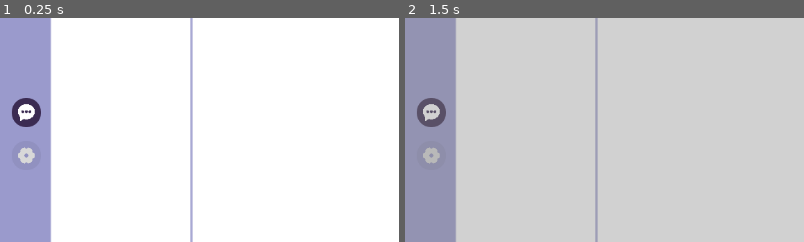
Above: before the commit, frames 1-2 (left to right).
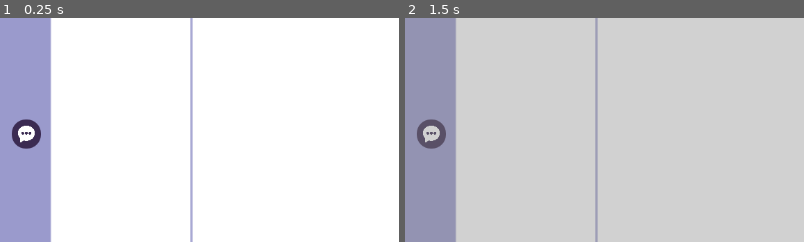
Above: after the commit, the same moments.

Repository: Song-Hong/spark
Game: Godot game, scene res://Pages/MainPage/MainPage.tscn
Same seed, same stepped clock (60 frames per second), same inputs: the game is played once before the commit and once after it. This scene is started directly instead of the project's main scene.
Inputs (mouse positions are % of the whole screen's width and height, from its top left; square brackets give the same spot before the commit, where the layout moved):
- Up to frame 1 (0.25 s): no input
- Up to frame 2 (1.5 s): click (3, 49) [3, 44] at 0.5 s; click (15, 9) at 1.25 s
The pictures show only the part of the screen within x 0-50%, y 23-73%; the shares and areas given below are measured in that part.

The runs differ from the first frame. In frame 1, 1.5% of the frame differs, in the area x 3-11%, y 35-66%; in frame 2, 1.5%.
Error before the commit: Invalid access to property or key 'Data' on a base object of type 'Nil'. (res://Pages/Main_ChatsPage/firend_controller.gd:15)
Error after the commit: Invalid access to property or key 'Data' on a base object of type 'Nil'. (res://Pages/Main_ChatsPage/firend_controller.gd:16)

Commit message:
feat
add log out

Diff:
--- a/Pages/LoginPage/choose_login_mode_controller.gd
+++ b/Pages/LoginPage/choose_login_mode_controller.gd
@@ -5,6 +5,10 @@
 func _ready():
 	$"../..".ChooseMode.connect("pressed",Callable(self,"mode_change"))
 
+#退出清空订阅
+func _exit_tree():
+	$"../..".ChooseMode.disconnect("pressed",Callable(self,"mode_change"))
+
 #模式切换
 func mode_change(btn):
 	print(btn.name)
--- a/Pages/LoginPage/login_controller.gd
+++ b/Pages/LoginPage/login_controller.gd
@@ -5,13 +5,19 @@
 	$"../..".LoginBtn.connect("pressed",Callable(self,"login_request"))
 	Song.Module.Net.receive.connect("login_state_receive",Callable(self,"_on_login_state_receive"))
 
+#退出清空订阅
+func _exit_tree():
+	$"../..".LoginBtn.disconnect("pressed",Callable(self,"login_request"))
+	Song.Module.Net.receive.disconnect("login_state_receive",Callable(self,"_on_login_state_receive"))
+
 #点击登陆按钮时
 func login_request():
-	var data = '{"App"  : "Spark","Type" : 10001,"Data" : {'
-	data    += '"U":'+$"../..".Username.text+',"P":'+$"../..".Password.text+"}}"
-
+	var json    = NetJson.new()
+	json.Type   = 10001
+	json.Data.U = $"../..".Username.text
+	json.Data.P = $"../..".Password.text
 	#向服务器发送登陆请求
-	Song.Module.Net.send(data)
+	Song.Module.Net.send(json.to_json())
 
 #当获取到登陆请求回馈
 func _on_login_state_receive(data):
@@ -19,10 +25,12 @@
 		#将当前登陆ID存储至数据中
 		Song.Module.Data.SelfID = data.ID
 		Song.Module.Data.Name = data.Name
+
 		#切换场景至主场景
 		var view  = $"../..".get_parent()
 		var scene = load("res://Pages/MainPage/MainPage.tscn").instantiate()
 		view.add_child(scene)
+		scene = null
 		view.remove_child($"../..")
 	else:           #登陆失败
 		print("登陆失败")
--- a/Pages/MainPage/MainPage.tscn
+++ b/Pages/MainPage/MainPage.tscn
@@ -16,6 +16,7 @@
 [ext_resource type="Texture2D" uid="uid://5co56ibkg0lp" path="res://Assets/Icon/search_white.svg" id="10_cyms0"]
 [ext_resource type="Script" path="res://Pages/Main_ChatsPage/search_button_controller.gd" id="10_w2wyg"]
 [ext_resource type="PackedScene" uid="uid://pakfb8o0rjmf" path="res://Pages/Search/search.tscn" id="11_7sm5u"]
+[ext_resource type="Script" path="res://Pages/MainPage/tray_controller.gd" id="17_m8qvq"]
 
 [sub_resource type="StyleBoxFlat" id="StyleBoxFlat_2gcq0"]
 bg_color = Color(0.603922, 0.603922, 0.8, 1)
@@ -131,6 +132,7 @@
 expand_icon = true
 
 [node name="Setting" type="Button" parent="MainPage/MarginContainer/HBoxContainer/MarginContainer/VBoxContainer"]
+visible = false
 custom_minimum_size = Vector2(26, 26)
 layout_mode = 2
 size_flags_horizontal = 4
@@ -320,3 +322,6 @@
 layout_mode = 2
 
 [node name="Controller" type="Node" parent="."]
+
+[node name="TrayController" type="Node" parent="Controller"]
+script = ExtResource("17_m8qvq")
--- /dev/null
+++ b/Pages/MainPage/tray_controller.gd
@@ -0,0 +1,28 @@
+#托盘控制管理
+extends Node
+
+#准备
+func _ready():
+	$"../..".LeftTrayMode.connect("pressed",Callable(self,"_on_pressed"))
+
+#退出清空订阅
+func _exit_tree():
+	$"../..".LeftTrayMode.disconnect("pressed",Callable(self,"_on_pressed"))
+
+#当托盘按钮点击时
+func _on_pressed(btn):
+	match btn.name:
+		"Exit":
+			#向服务器发送退出登陆
+			var json     = NetJson.new()
+			json.Type    = 10009
+			json.Data.ID = Song.Module.Data.SelfID
+			Song.Module.Net.send(json.to_json())
+
+			#切换场景
+			var view  = $"../..".get_parent()
+			var scene = load("res://Pages/LoginPage/LoginPage.tscn").instantiate()
+			view.add_child(scene)
+			view.remove_child($"../..")
+		"Chats":
+			print("Chats")
--- a/Pages/Main_ChatsPage/Prefabs/new_friend.gd
+++ b/Pages/Main_ChatsPage/Prefabs/new_friend.gd
@@ -8,6 +8,7 @@
 	$HBoxContainer/Agree.connect("pressed",Callable(self,"_on_agree_pressed"))
 	$HBoxContainer/Reject.connect("pressed",Callable(self,"_on_reject_pressed"))
 
+#退出清空订阅
 func _exit_tree():
 	$HBoxContainer/Agree.disconnect("pressed",Callable(self,"_on_agree_pressed"))
 	$HBoxContainer/Reject.disconnect("pressed",Callable(self,"_on_reject_pressed"))
@@ -20,13 +21,19 @@
 
 #当按钮同意按钮点击时
 func _on_agree_pressed():
+	#var json  = '{"App" : "Spark","Type" : 10007,"Data" : {'
+	#json     += '"SID":%s'%str(Song.Module.Data.SelfID)
+	#json     += ',"Name":"%s"'%Song.Module.Data.Name
+	#json     += ',"TID":%s'%str(id)
+	#json     += "}}"
+
 	#向服务器发送同意申请请求
-	var json  = '{"App" : "Spark","Type" : 10007,"Data" : {'
-	json     += '"SID":%s'%str(Song.Module.Data.SelfID)
-	json     += ',"Name":"%s"'%Song.Module.Data.Name
-	json     += ',"TID":%s'%str(id)
-	json     += "}}"
-	Song.Module.Net.send(json)
+	var json       = NetJson.new()
+	json.Type      = 10007
+	json.Data.SID  = Song.Module.Data.SelfID
+	json.Data.Name = Song.Module.Data.Name
+	json.Data.TID  = id
+	Song.Module.Net.send(json.to_json())
 
 	#更新页面
 	$"../../../../../../Controller/FirendController".create_friend_item(id,$Name.text)
--- a/Pages/Main_ChatsPage/firend_controller.gd
+++ b/Pages/Main_ChatsPage/firend_controller.gd
@@ -11,13 +11,18 @@
 	FriendAreaButtonGroup = $"../..".FriendAreaButtonGroup
 
 	#获取好友列表
-	var json = '{"App"  : "Spark","Type" : 10003,"Data" : {"ID":%s}}'
-	json     = json%Song.Module.Data.SelfID
-	Song.Module.Net.send(json)
+	var json     = NetJson.new()
+	json.Type    = 10003
+	json.Data.ID = Song.Module.Data.SelfID
+	Song.Module.Net.send(json.to_json())
 	Song.Module.Net.receive.connect("friend_list_receive",Callable(self,"_on_friend_list_receive"))
 
 	#订阅好友列表点击事件
 	FriendAreaButtonGroup.connect("pressed",Callable(self,"_on_friend_button_pressed"))
+
+#退出清空订阅
+func _exit_tree():
+	FriendAreaButtonGroup.disconnect("pressed",Callable(self,"_on_friend_button_pressed"))
 
 #接收到好友列表请求
 func _on_friend_list_receive(data):
--- a/Pages/Main_ChatsPage/message_net.gd
+++ b/Pages/Main_ChatsPage/message_net.gd
@@ -9,17 +9,23 @@
 	Net.receive.connect("friend_add_receive",Callable(self,"_on_friend_add_receive"))
 	Net.receive.connect("friend_agree_receive",Callable(self,"_on_friend_agree_receive"))
 
+#退出清空订阅
+func _exit_tree():
+	Net.receive.disconnect("friend_msg_receive",Callable(self,"_on_friend_msg_receive"))
+	Net.receive.disconnect("friend_add_receive",Callable(self,"_on_friend_add_receive"))
+	Net.receive.disconnect("friend_agree_receive",Callable(self,"_on_friend_agree_receive"))
+
 #发送消息
 func send_messgae(text):
-	var tid  = Song.Module.Data.TargetID
-	if tid  == 0:return #纠错,防止目标ID为空
-	var sid  = Song.Module.Data.SelfID
-	var json = '{"App"  : "Spark","Type" : 10004,"Data" : {'
-	json    += '"SID":'  + str(sid)
-	json    += ',"TID":' + str(tid)
-	json    += ',"MSG":"' + str(text).trim_suffix("\n")
-	json    += '"}}'
-	Net.send(json)
+	if Song.Module.Data.TargetID  == 0:return #纠错,防止目标ID为空
+
+	#发送消息
+	var json      = NetJson.new()
+	json.Type     = 10004
+	json.Data.SID = Song.Module.Data.SelfID
+	json.Data.TID = Song.Module.Data.TargetID
+	json.Data.MSG = str(text).trim_suffix("\n")
+	Net.send(json.to_json())
 
 #接收消息
 func _on_friend_msg_receive(data):
@@ -38,9 +44,3 @@
 #接收到新好友同意申请请求
 func _on_friend_agree_receive(data):
 	$"../FirendController".create_friend_item(data.SID,data.Name)
-
-## TEST 退出场景时断开全部监听
-func _exit_tree():
-	Net.receive.disconnect("friend_msg_receive",Callable(self,"_on_friend_msg_receive"))
-	Net.receive.disconnect("friend_add_receive",Callable(self,"_on_friend_add_receive"))
-	Net.receive.disconnect("friend_agree_receive",Callable(self,"_on_friend_agree_receive"))
--- a/Pages/Main_ChatsPage/text_edit_controller.gd
+++ b/Pages/Main_ChatsPage/text_edit_controller.gd
@@ -9,6 +9,10 @@
 	TextArea  = $"../..".TextArea
 	TextView  = $"../..".TextView
 	TextInput.connect("gui_input",Callable(self,"_on_text_edit_gui_input"))
+
+#退出清空订阅
+func _exit_tree():
+	TextInput.disconnect("gui_input",Callable(self,"_on_text_edit_gui_input"))
 
 #输入文本的UI事件
 func _on_text_edit_gui_input(_event):
@@ -49,7 +53,3 @@
 func scroll_bar_lowest():
 	await get_tree().process_frame
 	TextView.get_v_scroll_bar().ratio = 1
-
-## TEST 退出场景时断开全部监听
-func _exit_tree():
-	TextInput.disconnect("gui_input",Callable(self,"_on_text_edit_gui_input"))
--- a/Pages/Search/main_search.gd
+++ b/Pages/Search/main_search.gd
@@ -16,6 +16,10 @@
 	connect("pressed",Callable(self,"undisplay"))
 	search_input_pos    = SearchInput.global_position
 	search_input_size   = SearchInput.size
+
+#退出清空订阅
+func _exit_tree():
+	disconnect("pressed",Callable(self,"undisplay"))
 
 #显示
 func display(_serch_button=null):
--- a/Pages/Search/search_controller.gd
+++ b/Pages/Search/search_controller.gd
@@ -17,8 +17,10 @@
 	# 清除搜索框
 	SearchInput.clear()
 	# 发送好友请求
-	var json = '{"App"  : "Spark","Type" : 10008,"Data" : {"U":"%s"}}'%text
-	Song.Module.Net.send(json)
+	var json    = NetJson.new()
+	json.Type   = 10008
+	json.Data.U = text
+	Song.Module.Net.send(json.to_json())
 
 #接收到搜索结果
 func _on_friend_search_receive(data):
--- a/Pages/Song/net_data_parsing_controller.gd
+++ b/Pages/Song/net_data_parsing_controller.gd
@@ -12,6 +12,10 @@
 func _ready():
 	#消息接收监听
 	$"../NetConnectionController".connect("receive_data",Callable(self,"_on_receive_data"))
+
+#退出时断开全部订阅
+func _exit_tree():
+	$"../NetConnectionController".disconnect("receive_data",Callable(self,"_on_receive_data"))
 
 #消息接收
 func _on_receive_data(data):
--- /dev/null
+++ b/Utility/NetJson.gd
@@ -0,0 +1,18 @@
+#网络传输中间包
+class_name NetJson
+
+var App = "Spark"     #软件名
+var Type:int = 10001  #类型
+var Data:Dictionary   #数据体
+
+#设置类型
+func set_type(type:int)->NetJson:
+	Type = type
+	return self
+
+#转换为网络json格式
+func to_json()->String:
+	var json = '{"App":"%s",'%App
+	json    += '"Type":%s,'%str(Type)
+	json    += '"Data":%s}'%JSON.stringify(Data)
+	return json
Not shown: 1 places in Pages/MainPage/MainPage.tscn that only renumber resources
